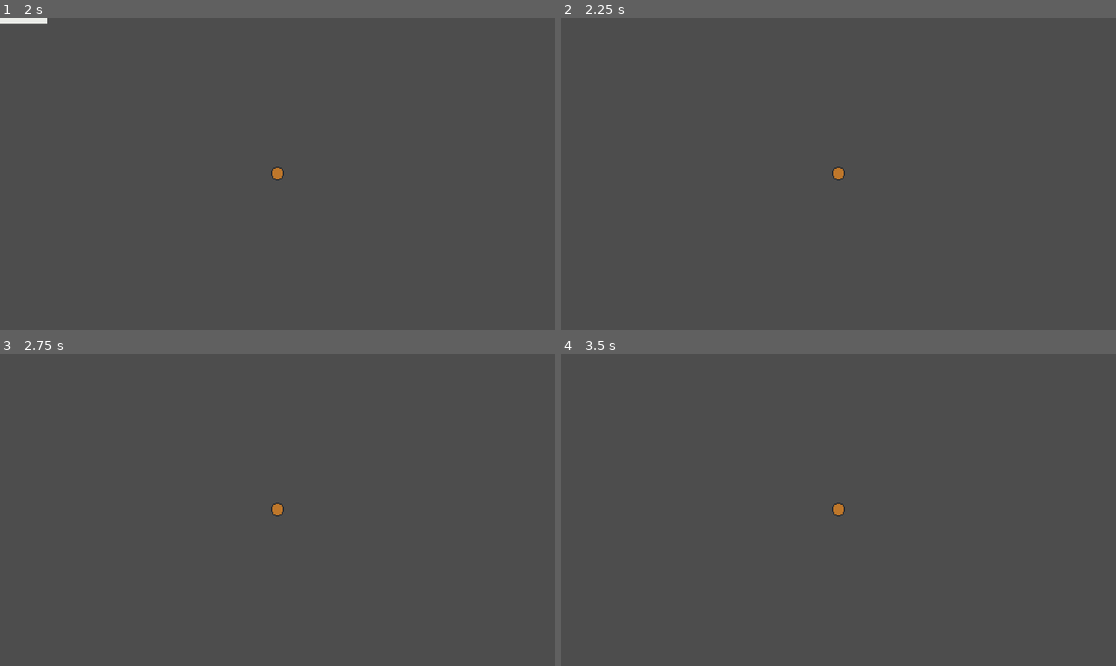
Above: before the commit, frames 1-4 (two rows, left to right).
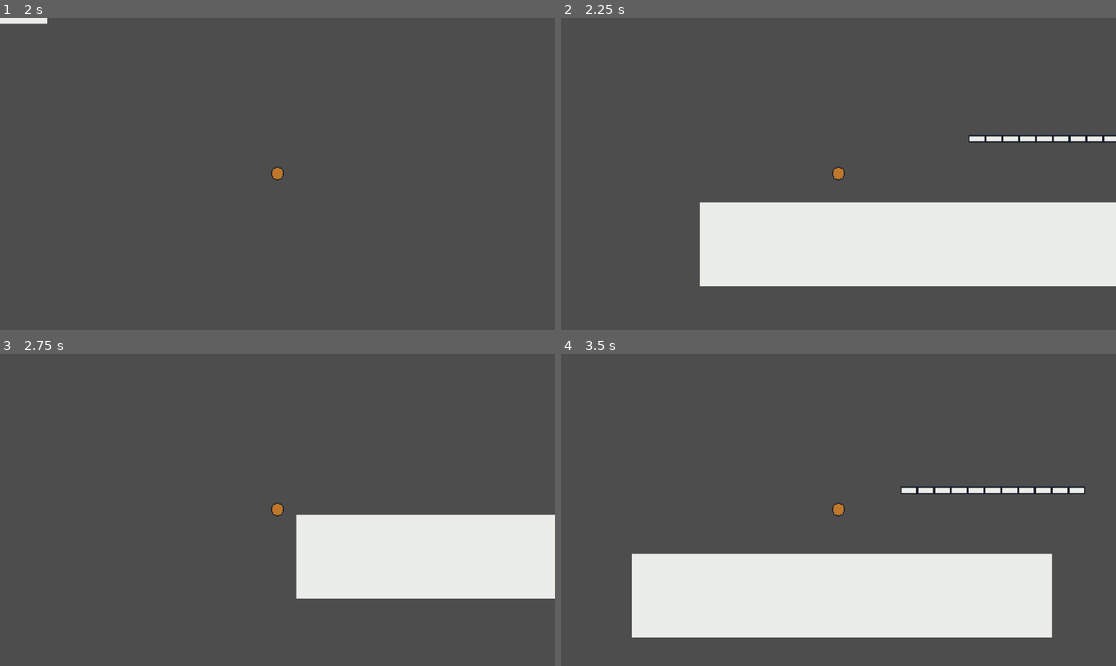
Above: after the commit, the same moments.

Repository: anilbeter/godot-tutos
Game: Godot game, scene res://scenes/intro.tscn
The game is run twice, just before and just after one commit, with the same random seed, the same clock (stepped at 60 frames per second) and the same inputs. The engine's default icon, where the game draws it, is replaced by a stand-in: a white triangle on a blue panel in a dark square.
Inputs:
- Up to frame 1 (2 s): hold D (move_right) from 0.53 s (still down); tap Space (jump) at 0.77, 1.52 s
- Up to frame 2 (2.25 s): release D (move_right) at 2.03 s; hold A (move_left) from 2.03 s (still down)
- Up to frame 3 (2.75 s): keep holding A (move_left)
- Up to frame 4 (3.5 s): release A (move_left) at 2.78 s; hold D (move_right) from 2.78 s (still down); tap Space (jump) at 3.02 s

Frame 1 is identical in both runs. In frame 2, 21% of the frame differs, in the area x 25-100%, y 37-86%; in frame 3, 13%; in frame 4, 21%, in the area x 12-95%, y 42-91%.

Commit message:
setup death_area

Diff:
--- a/scenes/intro.tscn
+++ b/scenes/intro.tscn
@@ -151,6 +151,9 @@
 sources/0 = SubResource("TileSetAtlasSource_0evcg")
 sources/1 = SubResource("TileSetAtlasSource_1qdxf")
 
+[sub_resource type="RectangleShape2D" id="RectangleShape2D_boc3x"]
+size = Vector2(5026.5, 132.5)
+
 [node name="intro - Node2D" type="Node2D"]
 script = ExtResource("1_jl7kj")
 
@@ -165,3 +168,11 @@
 [node name="Camera2D" type="Camera2D" parent="player"]
 position = Vector2(0, 1)
 zoom = Vector2(2.18, 2.18)
+
+[node name="death_area" type="Area2D" parent="."]
+
+[node name="CollisionShape2D" type="CollisionShape2D" parent="death_area"]
+position = Vector2(333, 314)
+shape = SubResource("RectangleShape2D_boc3x")
+
+[connection signal="body_entered" from="death_area" to="." method="_on_death_area_body_entered"]
--- a/scripts/intro.gd
+++ b/scripts/intro.gd
@@ -1,31 +1,8 @@
 extends Node2D
 
+func _on_death_area_body_entered(body: Node2D) -> void:
+	print("body entered", body)
+	#body enteredplayer:<CharacterBody2D#31205623050>
 
-var greetings = "Hello"
-const firstName = "Anil"
-const favNum = 37
-
-func _ready() -> void:
-	print(greetings) # Hello
-	greetingAnil() # Hello anil!!!
-	var number = storeNum(23)
-	print(number) # 23
-
-	#if favNum == 37:
-		#print("it is 37")
-	#elif favNum == 99:
-		#print("not even close")
-	#else:
-		#print("none")
-
-	if typeof(favNum) == TYPE_INT:
-		print("its an int!!")
-
-#func _process(delta: float) -> void:
-	#pass
-
-func greetingAnil():
-	print("Hello anil!!!")
-
-func storeNum(num : int) -> int:
-	return num
+#	resetting scene when player enter the death_area
+	get_tree().change_scene_to_file("res://scenes/intro.tscn")
Not shown: 1 places in scenes/intro.tscn that only renumber resources
